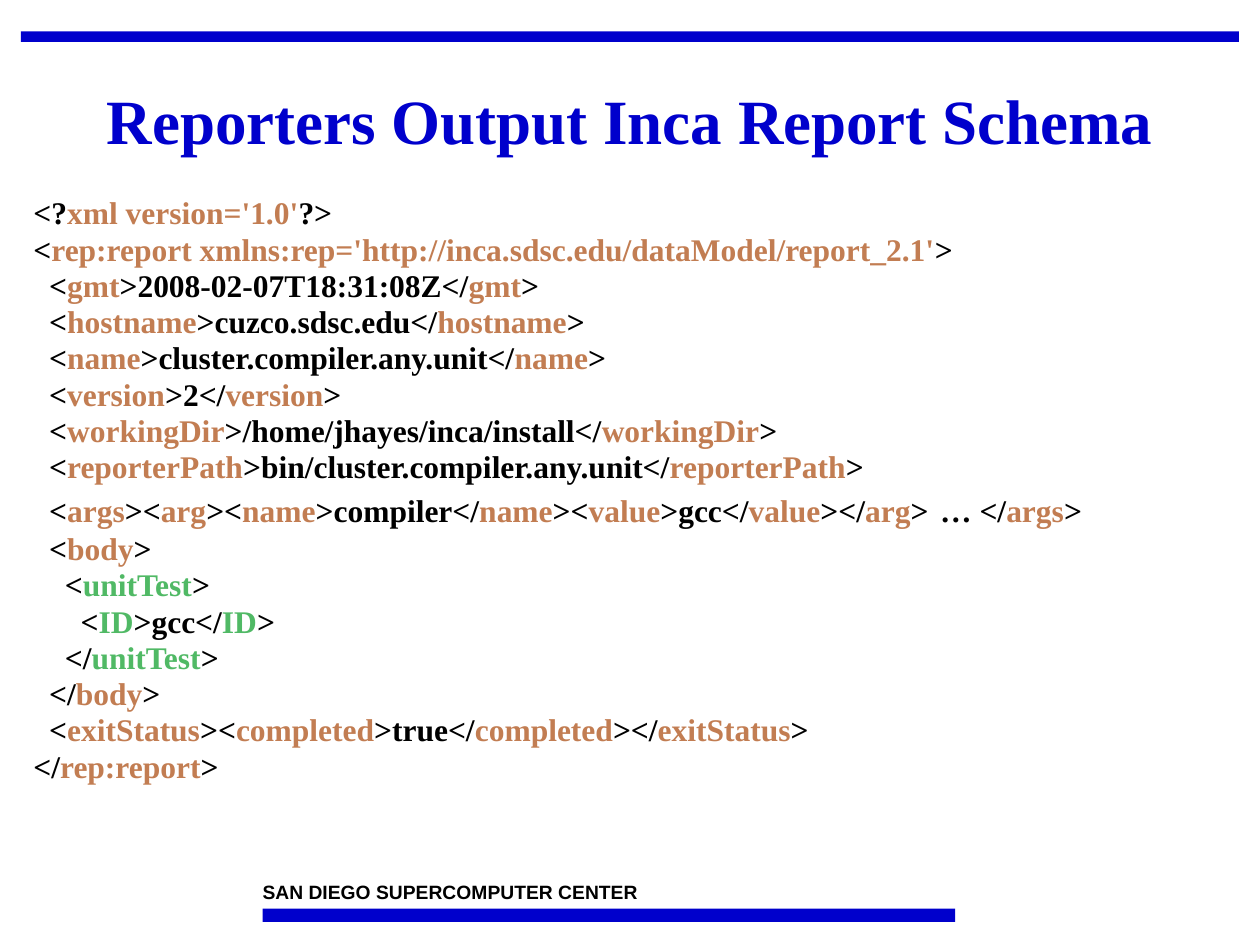
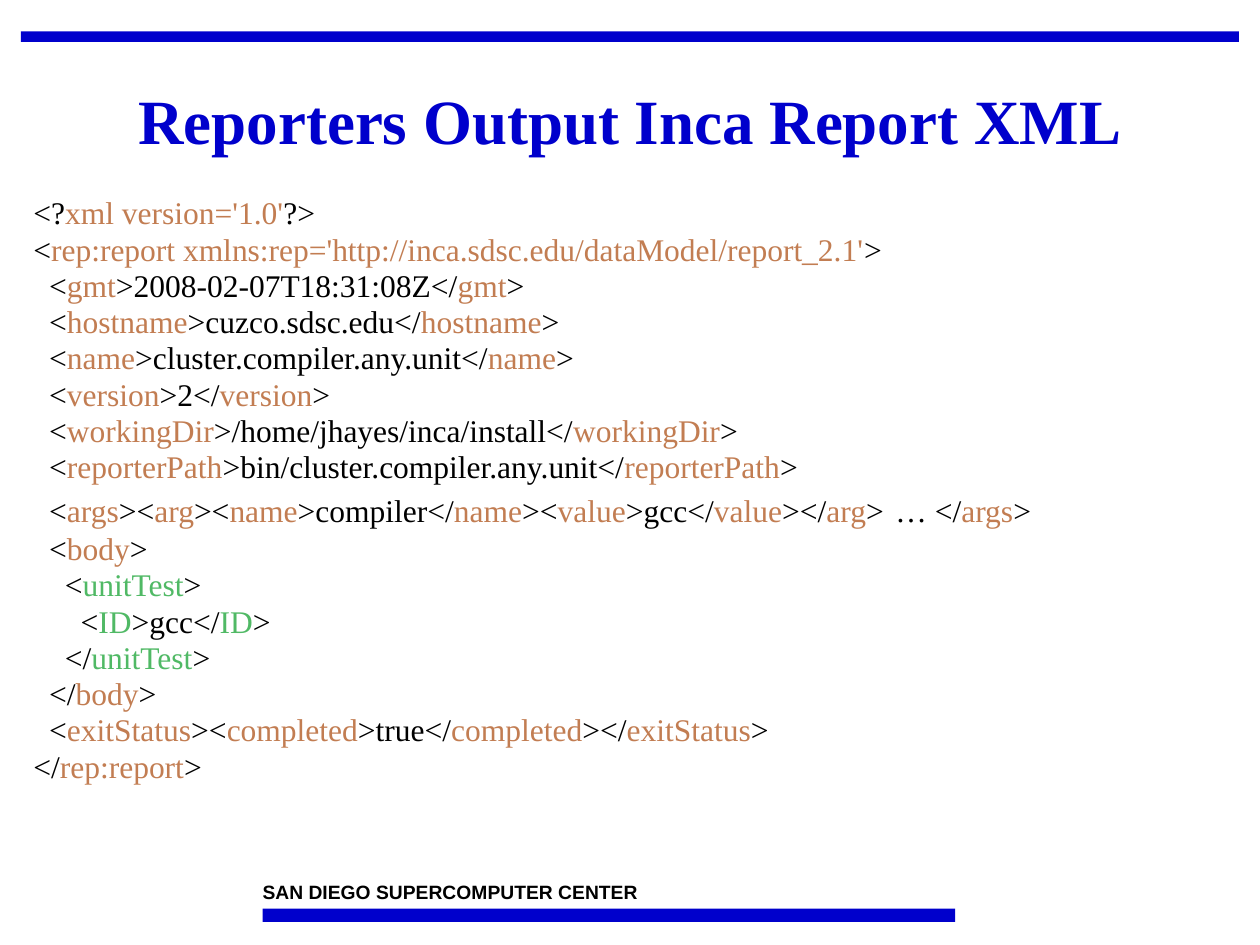
Before and after one commit to IncaProject/inca-xsede, a slide deck: slide 5 of talks/2008workshop/incaReporters.ppt. Drawn at 1260x945 pixels with LibreOffice and Linux fonts; fonts in the diff are those of the drawing; background and template pictures are left out. Boxes give left, top, right and bottom in pixels: in the first picture for what was removed or moved away, otherwise in the second. Text is boxed around its words. In the diff, an @@ line names an element or a change of style, - is before the commit and + after.

```diff
--- a/talks/2008workshop/incaReporters.ppt
+++ b/talks/2008workshop/incaReporters.ppt
@@ title at [138, 102, 1121, 156]: text changed @@
-Reporters Output Inca Report Schema
+Reporters Output Inca Report XML
@@ text "<?xml version='1.0'?>" at [33, 202, 1031, 784]: bold off @@
```
Also in this commit, not shown: 26 other slides changed.
